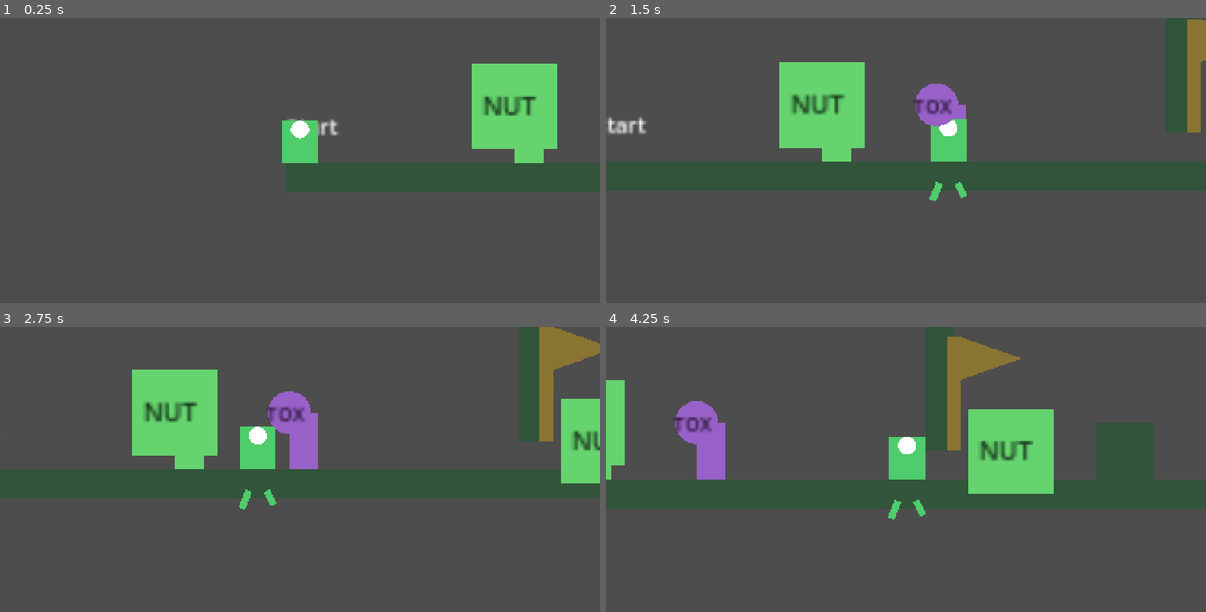
Above: before the commit, frames 1-4 (two rows, left to right).
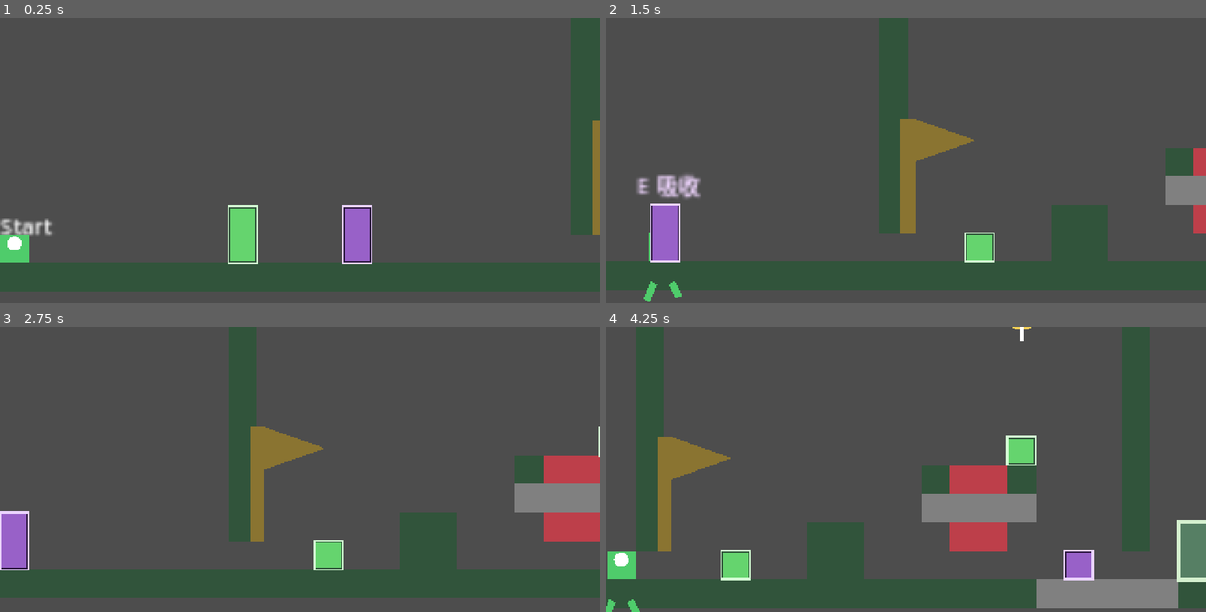
Above: after the commit, the same moments.

Repository: coicy/Yiguang-GGJ
Game: Godot game, scene res://scenes/app/main.tscn
Two runs of this game, one before a commit and one after it. Both use one fixed random seed, a clock stepped at 60 frames per second and the inputs below.
Inputs (mouse positions are in pixels of both pictures, inside the frame that each line leads up to):
- Up to frame 1 (0.25 s): no input
- Up to frame 2 (1.5 s): move the mouse to (1038, 146) at 0.52 s; press the mouse at (1038, 146) at 0.53 s; hold D (move_right) from 0.53 s (still down); tap Space (jump) at 0.77 s; move the mouse to (786, 174) at 1.27 s; release the mouse at (786, 174) at 1.28 s; tap E (absorb_resource) at 1.35 s
- Up to frame 3 (2.75 s): tap Space (jump) at 1.52 s; move the mouse to (360, 406) at 2.02 s; release D (move_right) at 2.03 s; press the mouse at (360, 406) at 2.03 s; hold A (move_left) from 2.03 s (still down)
- Up to frame 4 (4.25 s): move the mouse to (876, 526) at 2.77 s; release A (move_left) at 2.78 s; release the mouse at (876, 526) at 2.78 s; hold D (move_right) from 2.78 s (still down); tap E (absorb_resource) at 2.85 s; click (876, 526) at 2.92 s; tap Space (jump) at 3.02, 3.77 s; move the mouse to (1086, 512) at 3.52 s; press the mouse at (1086, 512) at 3.53 s

The runs differ from the first frame. In frame 1, 27% of the frame differs, in the area x 0-100%, y 0-97%; in frame 2, 37%; in frame 3, 40%; in frame 4, 44%, in the area x 0-100%, y 0-100%.

Commit message:
fix: improve first room interactions

Diff:
--- a/features/forms/sprout.tres
+++ b/features/forms/sprout.tres
@@ -10,7 +10,7 @@
 jump_force = -320.0
 gravity_scale = 1.0
 max_fall_speed = 700.0
-collision_size = Vector2(20, 24)
+collision_size = Vector2(16, 16)
 body_color = Color(0.31, 0.8, 0.42, 1)
 growth_threshold = 100.0
 can_root = false
--- a/features/level/nutrition_tank.gd
+++ b/features/level/nutrition_tank.gd
@@ -1,10 +1,15 @@
 class_name NutritionTank
 extends Area2D
+
+signal absorption_changed(active: bool)
+signal resource_absorbed(actor: Node2D, amount: float)
 
 @export var nutrition_per_second: float = 40.0
 @export var accepted_form_id: StringName = &""
 
 var _actors: Array[Node] = []
+var _absorbing_actor: Node2D
+var _effect_time := 0.0
 
 
 func _ready() -> void:
@@ -14,12 +19,17 @@
 
 
 func _physics_process(delta: float) -> void:
+	_effect_time += delta
+	var next_absorbing_actor: Node2D
 	for actor: Node in _actors.duplicate():
 		if is_instance_valid(actor) and _is_absorbing(actor):
-			absorb(actor, nutrition_per_second * delta)
+			if absorb(actor, nutrition_per_second * delta):
+				next_absorbing_actor = actor as Node2D
 		else:
 			if not is_instance_valid(actor):
 				_actors.erase(actor)
+	_set_absorbing_actor(next_absorbing_actor)
+	queue_redraw()
 
 
 func absorb(actor: Node, amount: float) -> bool:
@@ -29,7 +39,10 @@
 		if not actor.has_method(&"current_form_id") or actor.call(&"current_form_id") != accepted_form_id:
 			return false
 
-	return actor.call(&"absorb_nutrition", amount) == true
+	var absorbed: bool = actor.call(&"absorb_nutrition", amount) == true
+	if absorbed and actor is Node2D:
+		resource_absorbed.emit(actor as Node2D, amount)
+	return absorbed
 
 
 func _on_body_entered(actor: Node) -> void:
@@ -39,12 +52,53 @@
 
 func _on_body_exited(actor: Node) -> void:
 	_actors.erase(actor)
+	if actor == _absorbing_actor:
+		_set_absorbing_actor(null)
 
 
 func _is_absorbing(actor: Node) -> bool:
 	return actor.has_method(&"is_absorbing_resource") and actor.call(&"is_absorbing_resource") == true
 
 
+func _set_absorbing_actor(actor: Node2D) -> void:
+	if _absorbing_actor == actor:
+		return
+	_absorbing_actor = actor
+	absorption_changed.emit(_absorbing_actor != null)
+
+
 func _draw() -> void:
-	draw_rect(Rect2(-24.0, -24.0, 48.0, 48.0), Color("#65d46e"))
-	draw_string(ThemeDB.fallback_font, Vector2(-18.0, 5.0), "NUT", HORIZONTAL_ALIGNMENT_LEFT, -1.0, 14, Color("#17351b"))
+	var rect := _resource_rect()
+	var center := rect.get_center()
+	draw_rect(rect, Color("#31543b"), true)
+	draw_rect(rect.grow(-1.0), Color("#65d46e"), true)
+	draw_rect(rect, Color("#d5ffd5"), false, 1.0)
+	if _actors.is_empty():
+		return
+	var prompt := "E 吸收"
+	var prompt_color := Color("#e7ffe7")
+	if _absorbing_actor != null:
+		prompt = "吸收营养液"
+		prompt_color = Color("#b9ffb1")
+		_draw_absorption_stream(center, Color("#b9ff76"))
+	draw_string(ThemeDB.fallback_font, Vector2(rect.position.x - 8.0, rect.position.y - 6.0), prompt, HORIZONTAL_ALIGNMENT_LEFT, -1.0, 12, prompt_color)
+
+
+func _resource_rect() -> Rect2:
+	var collision := get_node_or_null("CollisionShape2D") as CollisionShape2D
+	var shape := collision.shape as RectangleShape2D if collision != null else null
+	if shape == null:
+		return Rect2(-12.0, -12.0, 24.0, 24.0)
+	return Rect2(collision.position - shape.size * 0.5, shape.size)
+
+
+func _draw_absorption_stream(center: Vector2, color: Color) -> void:
+	if _absorbing_actor == null:
+		return
+	var target := to_local(_absorbing_actor.global_position)
+	var stream_color := color
+	stream_color.a = 0.45
+	draw_line(center, target, stream_color, 1.5)
+	for index: int in range(3):
+		var progress := fposmod(_effect_time * 2.5 + float(index) / 3.0, 1.0)
+		draw_circle(center.lerp(target, progress), 2.0, color)
--- a/features/level/toxin_resource.gd
+++ b/features/level/toxin_resource.gd
@@ -2,9 +2,16 @@
 extends Area2D
 ## A poisonous resource point that only changes form while the player actively absorbs it.
 
+signal absorption_changed(active: bool)
+signal resource_absorbed(actor: Node2D, amount: float)
+signal absorption_rejected(actor: Node2D)
+
 @export var toxin_per_second: float = 40.0
 
 var _actors: Array[Node] = []
+var _absorbing_actor: Node2D
+var _rejected_actor: Node2D
+var _effect_time := 0.0
 
 
 func _ready() -> void:
@@ -14,13 +21,30 @@
 
 
 func _physics_process(delta: float) -> void:
+	_effect_time += delta
+	var next_absorbing_actor: Node2D
+	var next_rejected_actor: Node2D
 	for actor: Node in _actors.duplicate():
 		if not is_instance_valid(actor):
 			_actors.erase(actor)
 			continue
 		if actor.has_method(&"is_absorbing_resource") and actor.call(&"is_absorbing_resource"):
-			if actor.has_method(&"absorb_toxin"):
-				actor.call(&"absorb_toxin", toxin_per_second * delta)
+			if absorb(actor, toxin_per_second * delta):
+				next_absorbing_actor = actor as Node2D
+			elif actor is Node2D:
+				next_rejected_actor = actor as Node2D
+	_set_absorbing_actor(next_absorbing_actor)
+	_set_rejected_actor(next_rejected_actor)
+	queue_redraw()
+
+
+func absorb(actor: Node, amount: float) -> bool:
+	if amount <= 0.0 or not actor.has_method(&"absorb_toxin"):
+		return false
+	var absorbed: bool = actor.call(&"absorb_toxin", amount) == true
+	if absorbed and actor is Node2D:
+		resource_absorbed.emit(actor as Node2D, amount)
+	return absorbed
 
 
 func _on_body_entered(actor: Node) -> void:
@@ -30,8 +54,65 @@
 
 func _on_body_exited(actor: Node) -> void:
 	_actors.erase(actor)
+	if actor == _absorbing_actor:
+		_set_absorbing_actor(null)
+	if actor == _rejected_actor:
+		_set_rejected_actor(null)
+
+
+func _set_absorbing_actor(actor: Node2D) -> void:
+	if _absorbing_actor == actor:
+		return
+	_absorbing_actor = actor
+	absorption_changed.emit(_absorbing_actor != null)
+
+
+func _set_rejected_actor(actor: Node2D) -> void:
+	if _rejected_actor == actor:
+		return
+	_rejected_actor = actor
+	if _rejected_actor != null:
+		absorption_rejected.emit(_rejected_actor)
 
 
 func _draw() -> void:
-	draw_circle(Vector2.ZERO, 12.0, Color("#9861c8"))
-	draw_string(ThemeDB.fallback_font, Vector2(-13.0, 5.0), "TOX", HORIZONTAL_ALIGNMENT_LEFT, -1.0, 11, Color("#22122f"))
+	var rect := _resource_rect()
+	var center := rect.get_center()
+	draw_rect(rect, Color("#2b173d"), true)
+	draw_rect(rect.grow(-1.0), Color("#9861c8"), true)
+	draw_rect(rect, Color("#ebd4ff"), false, 1.0)
+	if _actors.is_empty():
+		return
+	var prompt := "E 吸收"
+	var prompt_color := Color("#f0d6ff")
+	if _absorbing_actor != null:
+		prompt = "吸收毒液"
+		prompt_color = Color("#e5a8ff")
+		_draw_absorption_stream(center, Color("#e5a8ff"))
+	elif _rejected_actor != null:
+		prompt = "当前形态无法枯萎"
+		prompt_color = Color("#ffb3cf")
+	draw_string(ThemeDB.fallback_font, Vector2(rect.position.x - 8.0, rect.position.y - 6.0), prompt, HORIZONTAL_ALIGNMENT_LEFT, -1.0, 12, prompt_color)
+
+
+func _resource_rect() -> Rect2:
+	var collision := get_node_or_null("CollisionShape2D") as CollisionShape2D
+	var rectangle := collision.shape as RectangleShape2D if collision != null else null
+	if rectangle != null:
+		return Rect2(collision.position - rectangle.size * 0.5, rectangle.size)
+	var circle := collision.shape as CircleShape2D if collision != null else null
+	if circle != null:
+		return Rect2(collision.position - Vector2.ONE * circle.radius, Vector2.ONE * circle.radius * 2.0)
+	return Rect2(-12.0, -12.0, 24.0, 24.0)
+
+
+func _draw_absorption_stream(center: Vector2, color: Color) -> void:
+	if _absorbing_actor == null:
+		return
+	var target := to_local(_absorbing_actor.global_position)
+	var stream_color := color
+	stream_color.a = 0.45
+	draw_line(center, target, stream_color, 1.5)
+	for index: int in range(3):
+		var progress := fposmod(_effect_time * 2.5 + float(index) / 3.0, 1.0)
+		draw_circle(center.lerp(target, progress), 2.0, color)
--- a/scenes/levels/json_whitebox_level.gd
+++ b/scenes/levels/json_whitebox_level.gd
@@ -32,6 +32,7 @@
 const C5_INITIAL_OFFSET := Vector2(0.0, -128.0)
 const DAMAGE_MACHINE_TRAVEL_DISTANCE := 32.0
 const DAMAGE_MACHINE_TRAVEL_SPEED := 64.0
+const FIRST_ROOM_CAMERA_RECT := Rect2(0.0, 320.0, 336.0, 160.0)
 
 var _player: Player
 var _spawn_position := Vector2.ZERO
@@ -388,8 +389,9 @@
 func _create_camera() -> void:
 	var camera := Camera2D.new()
 	camera.name = "Camera"
-	# The LDtk Camera instance frames 336 x 160 world pixels.
+	# The initial LDtk camera marks the first room: 336 x 160 world pixels.
 	camera.zoom = Vector2(4.0, 4.0)
+	camera.position = FIRST_ROOM_CAMERA_RECT.get_center() - _player.global_position
 	camera.position_smoothing_enabled = true
 	camera.position_smoothing_speed = 8.0
 	camera.limit_left = -256
--- a/tests/scene/test_json_whitebox_level.gd
+++ b/tests/scene/test_json_whitebox_level.gd
@@ -26,6 +26,12 @@
 	await physics_frame
 	_assert_source_entities_built(level)
 	var player := level.get_node("Player") as Player
+	var player_collision := player.collision_shape.shape as RectangleShape2D
+	assert(player_collision.size.is_equal_approx(Vector2(16.0, 16.0)), "The sprout must use a 16 x 16 collision shape in the opening room.")
+	var camera := player.get_node("Camera") as Camera2D
+	assert(camera != null)
+	assert(camera.zoom.is_equal_approx(Vector2(4.0, 4.0)))
+	assert(camera.global_position.is_equal_approx(Vector2(168.0, 400.0)), "The initial camera must frame the 336 x 160 first room.")
 	assert(level.call(&"get_entity", B1_ID) != null)
 	assert(level.call(&"get_entity", B2_ID) != null)
 	assert(level.call(&"get_entity", B3_ID) != null)
@@ -51,7 +57,7 @@
 	assert(c3_ring.global_position.is_equal_approx(Vector2(168.0, -88.0)), "C3's Ring must remain hidden with C3.")
 	assert(c3.global_position.is_equal_approx(Vector2(160.0, -160.0)))
 	assert(c4.global_position.is_equal_approx(Vector2(48.0, -160.0)))
-	await _press_button_with_player(player, b4, Vector2(-8.0, 176.0))
+	await _press_button_with_player(player, b4, Vector2(-8.0, 175.0))
 	await _wait_for_motion(c3)
 	await _wait_for_motion(c4)
 	assert(c3.global_position.is_equal_approx(Vector2(160.0, 0.0)))
--- a/tests/unit/test_form_progression.gd
+++ b/tests/unit/test_form_progression.gd
@@ -32,7 +32,7 @@
 	assert(controller.restore_form(&"humanoid"))
 	assert(controller.get_current().id == &"humanoid")
 
-	assert(SPROUT.collision_size == Vector2(20.0, 24.0))
+	assert(SPROUT.collision_size == Vector2(16.0, 16.0))
 	assert(SPROUT.growth_threshold == 100.0)
 	assert(HUMANOID.can_root and HUMANOID.can_extend_legs)
 	assert(HUMANOID.growth_threshold == 120.0)
--- a/tests/unit/test_level_interactions.gd
+++ b/tests/unit/test_level_interactions.gd
@@ -1,11 +1,25 @@
 extends SceneTree
 
+const TOXIN_ZONE_SCENE: PackedScene = preload("res://features/level/toxin_zone.tscn")
 
 class NutritionActor extends Node2D:
 	var absorbed_amount: float = 0.0
 
 	func absorb_nutrition(amount: float) -> bool:
 		absorbed_amount += amount
+		return true
+
+
+class ResourceActor extends Node2D:
+	var nutrition_amount: float = 0.0
+	var toxin_amount: float = 0.0
+
+	func absorb_nutrition(amount: float) -> bool:
+		nutrition_amount += amount
+		return true
+
+	func absorb_toxin(amount: float) -> bool:
+		toxin_amount += amount
 		return true
 
 
@@ -32,11 +46,12 @@
 	await _test_hazard_reports_hurt_before_killed_on_physical_entry()
 	await _test_checkpoint_activates_once_on_physical_entry()
 	_test_nutrition_tank_uses_actor_absorption_contract()
+	_test_resource_vessels_emit_absorption_feedback()
 	quit()
 
 
 func _test_toxin_zone_tracks_physical_entry_and_exit() -> void:
-	var toxin_zone := ToxinZone.new()
+	var toxin_zone := TOXIN_ZONE_SCENE.instantiate() as ToxinZone
 	var actor := ToxinActor.new()
 	var entered_actors: Array[Node2D] = []
 	var exited_actors: Array[Node2D] = []
@@ -134,6 +149,24 @@
 	_free_nodes([nutrition_tank, invalid_actor, actor])
 
 
+func _test_resource_vessels_emit_absorption_feedback() -> void:
+	var nutrition_tank := NutritionTank.new()
+	var toxin_resource := ToxinResource.new()
+	var actor := ResourceActor.new()
+	var nutrition_feedback := [0]
+	var toxin_feedback := [0]
+	nutrition_tank.resource_absorbed.connect(func(_actor: Node2D, _amount: float) -> void: nutrition_feedback[0] += 1)
+	toxin_resource.resource_absorbed.connect(func(_actor: Node2D, _amount: float) -> void: toxin_feedback[0] += 1)
+
+	assert(nutrition_tank.absorb(actor, 1.0))
+	assert(toxin_resource.absorb(actor, 1.0))
+	assert(actor.nutrition_amount == 1.0)
+	assert(actor.toxin_amount == 1.0)
+	assert(nutrition_feedback[0] == 1)
+	assert(toxin_feedback[0] == 1)
+	_free_nodes([nutrition_tank, toxin_resource, actor])
+
+
 func _create_physics_actor() -> CharacterBody2D:
 	var actor := CharacterBody2D.new()
 	actor.collision_layer = 2
